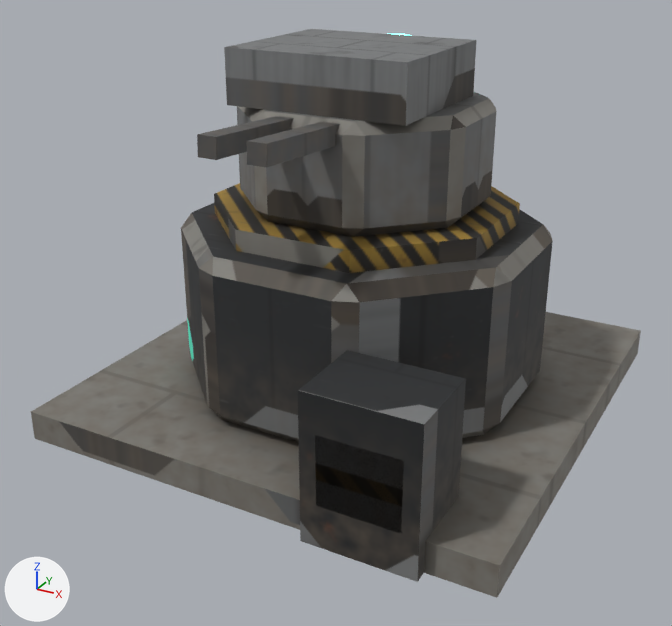
Before and after pictures for a commit that changed the glTF model arte/modelos/defesa/torre_defesa/torre_defesa.glb.
Both versions are drawn from a 50 mm lens placed at (1.6, -3.14, 1.92), pointed at (-0.03, -0.18, 0.44). Lighting does not change. The marker at lower left points along +X, +Y and +Z. The first picture is the older version. Where no turn or scale is listed for an object, it has been applied to the vertices. Vertices at exactly the same position are counted once.

In view in the first picture: 'torre_defesa_base', 'torre_defesa_canhao', 'torre_defesa_giro'.
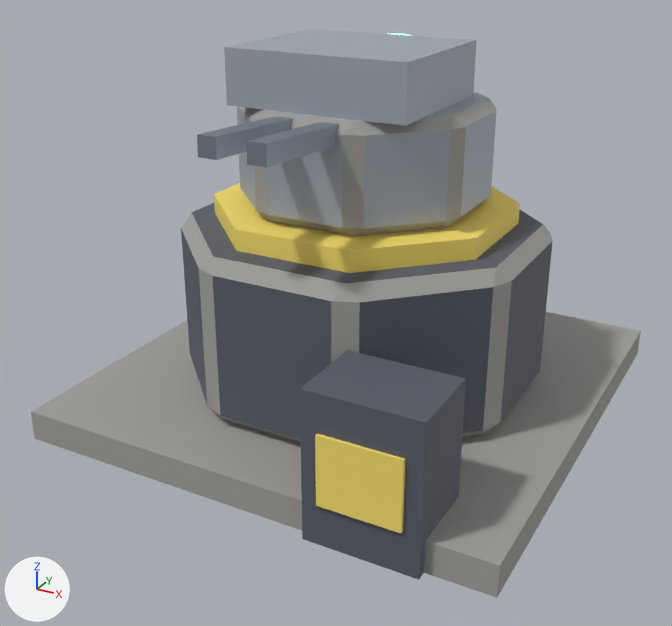
Location of each change, [x1, y1, x2, y2] in pixels of the pictures (672 x 626 px; the box of a moved part takes in the faces that stretch with it):
part 1 of me_torre_defesa_base, moved or reshaped: before [298, 350, 466, 582]; after [300, 350, 466, 580]
part 2 of me_torre_defesa_base, recoloured (lighter): [31, 213, 641, 598] in both
part 3 of me_torre_defesa_base, recoloured (lighter): [181, 203, 553, 579] in both
part 4 of me_torre_defesa_base, recoloured: [214, 183, 520, 533] in both
part 5 of me_torre_defesa_giro, recoloured (lighter): [238, 98, 496, 237] in both
part 6 of me_torre_defesa_giro, recoloured (grey to light grey): [224, 29, 497, 228] in both
part 7 of me_torre_defesa_canhao, recoloured (lighter): [198, 118, 337, 167] in both
part 8 of me_torre_defesa_canhao, recoloured (black to grey): [201, 116, 339, 144] in both
part 9 of me_torre_defesa_canhao, recoloured (lighter): [197, 134, 267, 167] in both

Patch to the scene script:
```diff
--- a/arte/modelos/defesa/torre_defesa/torre_defesa.glb.py
+++ b/arte/modelos/defesa/torre_defesa/torre_defesa.glb.py
@@ mat_p_aco @@
+mat_p_aco = principled_material('P_Aco')
+mat_p_aco.base_color = (0.26, 0.3, 0.36)  # grey #8b95a2
+mat_p_aco.metallic = 0.6
+mat_p_aco.roughness = 0.35
@@ mat_p_metal @@
+mat_p_metal = principled_material('P_Metal')
+mat_p_metal.base_color = (0.42, 0.46, 0.52)  # light grey #adb5bf
+mat_p_metal.metallic = 0.3
@@ mat_p_concreto @@
+mat_p_concreto = principled_material('P_Concreto')
+mat_p_concreto.base_color = (0.36, 0.35, 0.33)  # grey #a2a09b
+mat_p_concreto.roughness = 0.85
@@ mat_p_faixa @@
+mat_p_faixa = principled_material('P_Faixa')
+mat_p_faixa.base_color = (0.95, 0.75, 0.15)  # yellow #f9e16c
+mat_p_faixa.roughness = 0.7
@@ me_torre_defesa_base @@
 me_torre_defesa_base.from_pydata(...)  # 88 vertices, 156 faces; spans x -0.95..0.95, y -1.0..0.95, z 0.0..0.86
-me_torre_defesa_base.vertices[56].co = (0.71, -1.0, 0.0)  # pixel (417, 582)
-me_torre_defesa_base.vertices[57].co = (0.29, -1.0, 0.0)  # pixel (300, 541)
-me_torre_defesa_base.vertices[60].co = (0.29, -1.0, 0.56)  # pixel (297, 390)
-me_torre_defesa_base.vertices[61].co = (0.71, -1.0, 0.56)  # pixel (424, 424)
+# me_torre_defesa_base part 1
+me_torre_defesa_base.vertices[56].co = (0.29, -0.99, 0.0)  # pixel (302, 539)
+me_torre_defesa_base.vertices[57].co = (0.71, -0.99, 0.0)  # pixel (419, 579)
+me_torre_defesa_base.vertices[60].co = (0.29, -0.99, 0.56)  # pixel (299, 388)
+me_torre_defesa_base.vertices[61].co = (0.71, -0.99, 0.56)  # pixel (426, 422)
+# me_torre_defesa_base part 2: 76 faces spanning x -0.95..0.95, y -0.95..0.95, z 0.0..0.78 switch from mat_torre_defesa_tex (picture img_torre_defesa_tex) to mat_p_concreto (grey #a2a09b)
+# me_torre_defesa_base part 3: 35 faces spanning x -0.69..0.71, y -0.99..0.69, z 0.0..0.78 switch from mat_torre_defesa_tex (picture img_torre_defesa_tex) to mat_p_escuro (dark grey #595d69)
+# me_torre_defesa_base part 4: 32 faces spanning x -0.55..0.65, y -1.0..0.55, z 0.16..0.86 switch from mat_torre_defesa_tex (picture img_torre_defesa_tex) to mat_p_faixa (yellow #f9e16c)
@@ me_torre_defesa_giro @@
 me_torre_defesa_giro.from_pydata(...)  # 68 vertices, 124 faces; spans x -0.462..0.462, y -0.462..0.462, z 0.0..0.6
+# me_torre_defesa_giro part 5: 64 faces spanning x -0.462..0.462, y -0.462..0.462, z 0.0..0.4 switch from mat_torre_defesa_tex (picture img_torre_defesa_tex) to mat_p_concreto (grey #a2a09b)
+# me_torre_defesa_giro part 6: 40 faces spanning x -0.462..0.462, y -0.462..0.462, z 0.0..0.6 switch from mat_torre_defesa_tex (picture img_torre_defesa_tex) to mat_p_metal (light grey #adb5bf)
 me_torre_defesa_giro.materials.append(mat_p_cristal)
@@ me_torre_defesa_canhao @@
 me_torre_defesa_canhao.from_pydata(...)  # 32 vertices, 52 faces; spans x -0.2..0.2, y -0.682..0.14, z -0.14..0.14
+# me_torre_defesa_canhao part 7: all 8 faces centred in x -0.125..0.125, y -0.455..-0.451, z -0.008..0.062 switch from mat_torre_defesa_tex (picture img_torre_defesa_tex) to mat_p_aco (grey #8b95a2)
+# me_torre_defesa_canhao part 8: all 8 faces centred in x -0.125..0.125, y -0.229..-0.225, z -0.022..0.048 switch from mat_torre_defesa_tex (picture img_torre_defesa_tex) to mat_p_aco (grey #8b95a2)
+# me_torre_defesa_canhao part 9: all 4 faces centred in x -0.102..0.102, y -0.681..-0.679, z 0.028..0.052 switch from mat_torre_defesa_tex (picture img_torre_defesa_tex) to mat_p_aco (grey #8b95a2)
+me_torre_defesa_canhao.materials.append(mat_p_escuro)  # dark grey #595d69
```
